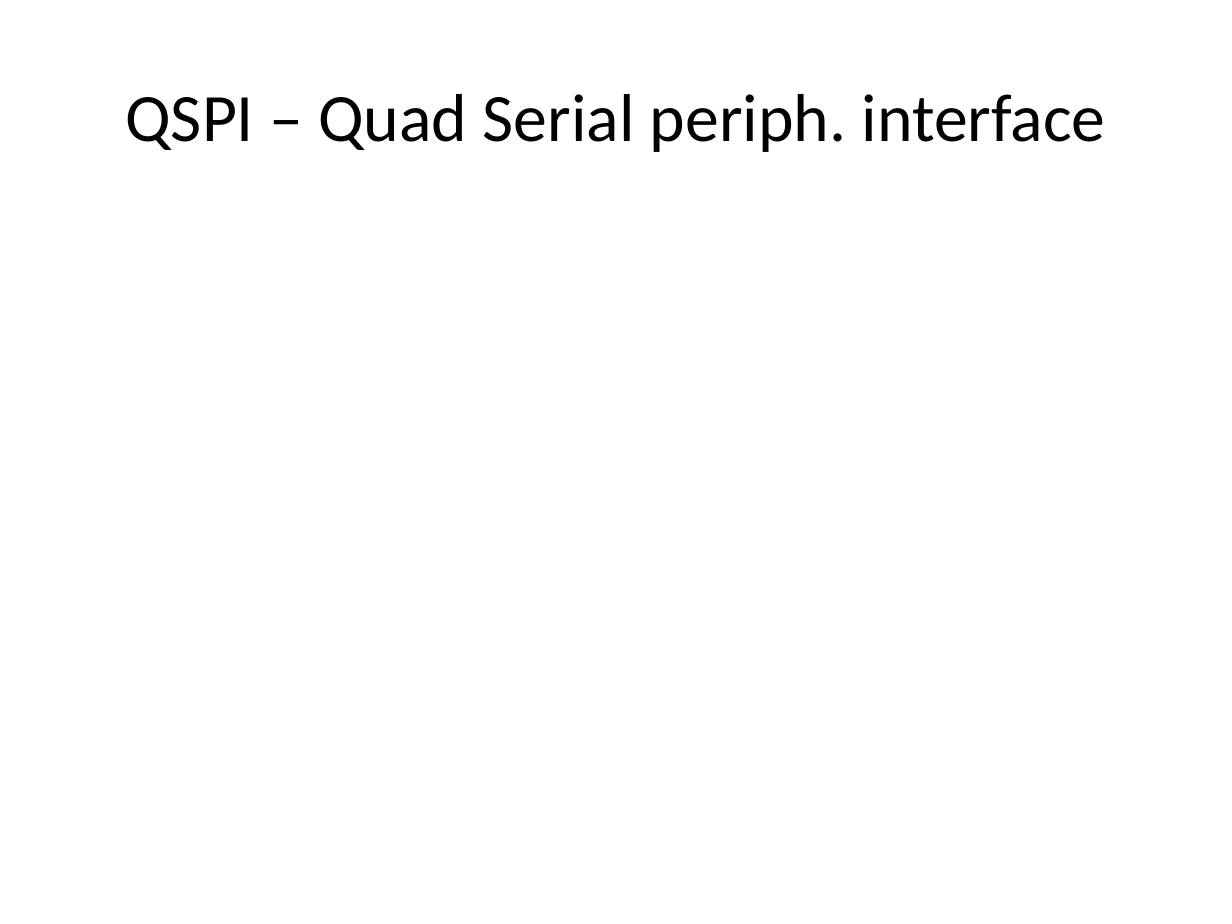
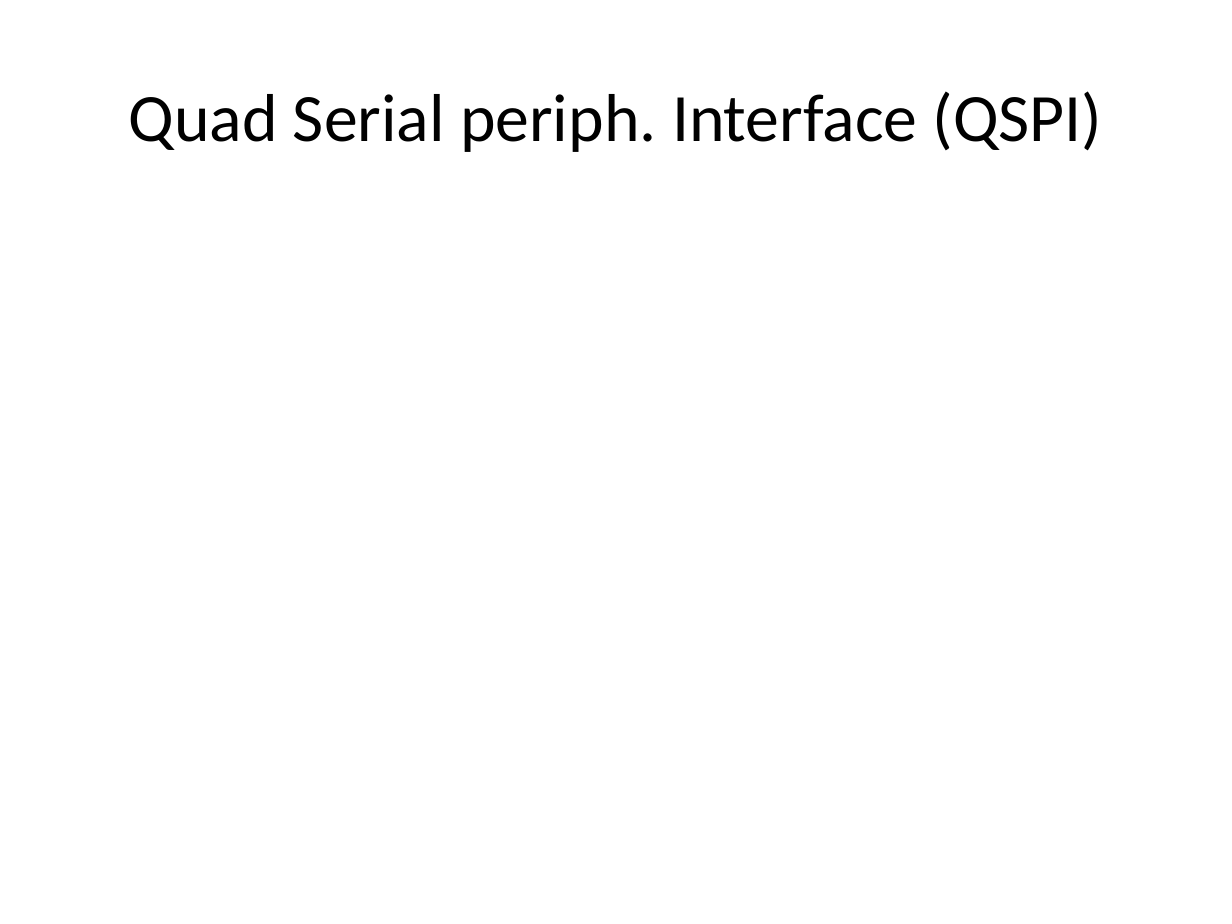
Before and after one commit to trteodor/stm32h747_disco_lvgl_bare_metal, a slide deck: slide 10 of Presenation.pptx (slide 8 before the commit). Drawn at 1232x924 pixels with LibreOffice and Linux fonts; fonts in the diff are those of the drawing. Boxes give left, top, right and bottom in pixels: in the first picture for what was removed or moved away, otherwise in the second. Text is boxed around its words. In the diff, an @@ line names an element or a change of style, - is before the commit and + after.

```diff
--- a/Presenation.pptx
+++ b/Presenation.pptx
@@ title at <box>129,91,1103,152</box>: text changed @@
-QSPI – Quad Serial periph. interface
+Quad Serial periph. Interface (QSPI)
```
Also in this commit, not shown: 8 other slides changed, 4 slides added, 1 slide removed, 4 other files.
